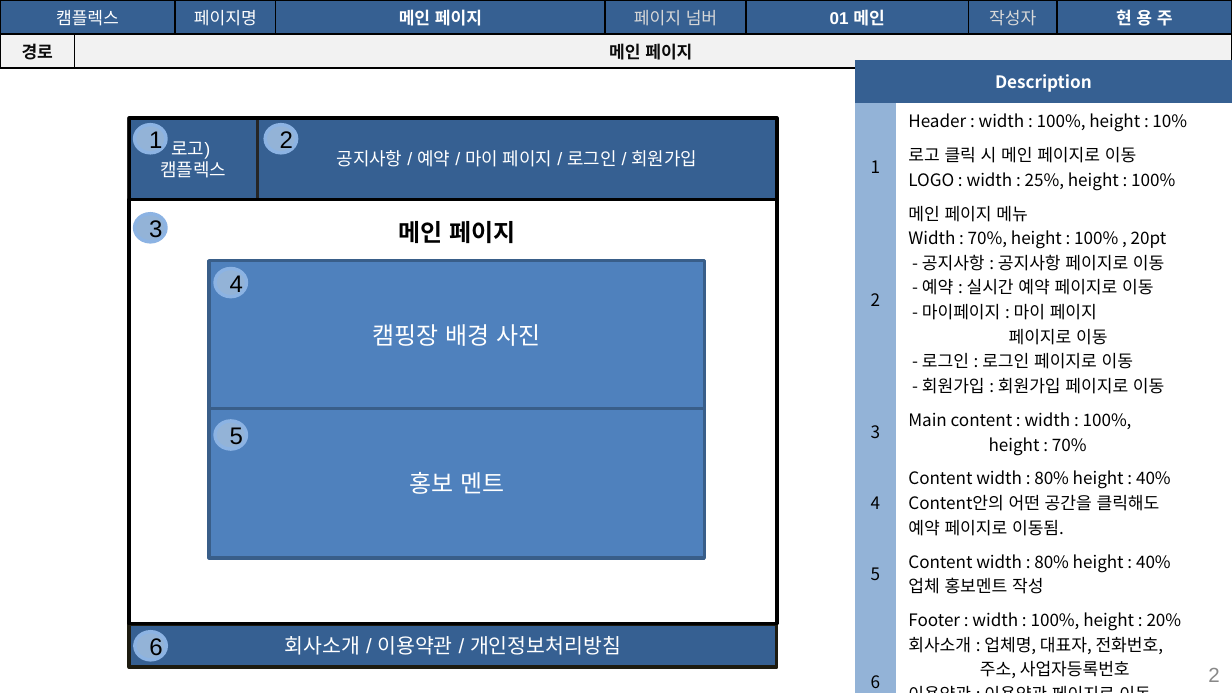
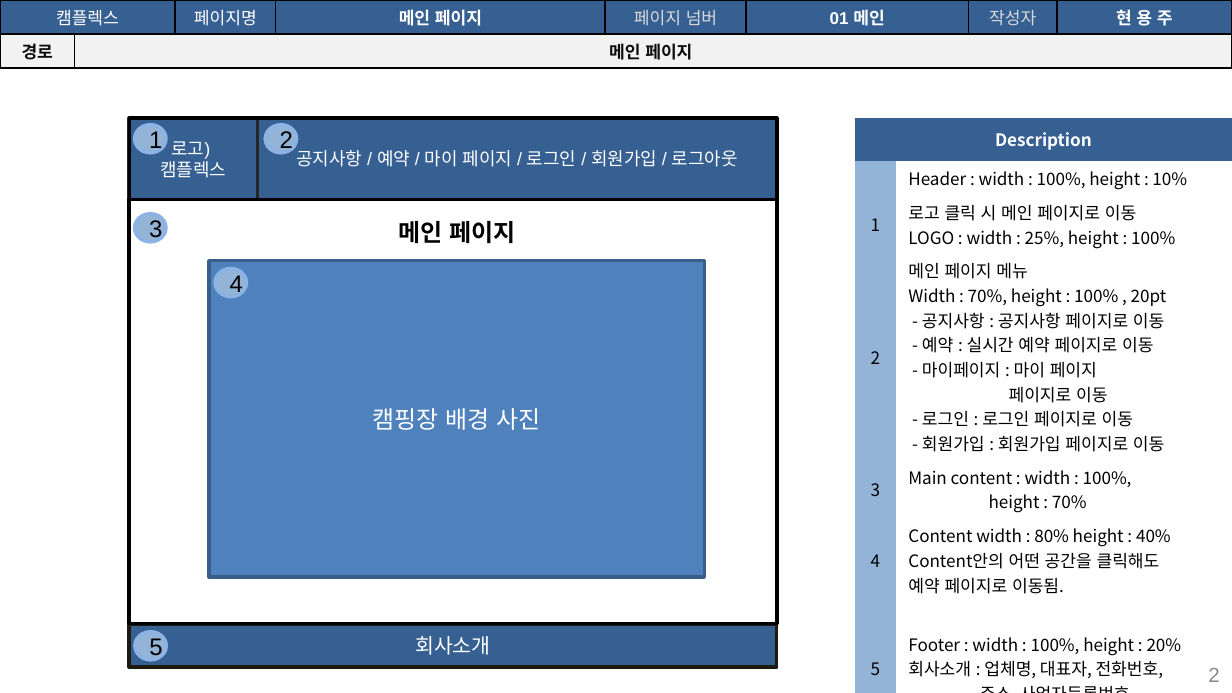
Before and after one commit to seoulsudal/CamFlexProject, a slide deck: slide 2 of 프로젝트 산출물/9. 스토리보드/캠플렉스 사용자_스토리보드.pptx. Drawn at 1232x693 pixels with LibreOffice and Linux fonts; fonts in the diff are those of the drawing. Boxes give left, top, right and bottom in pixels: in the first picture for what was removed or moved away, otherwise in the second. Text is boxed around its words. In the diff, an @@ line names an element or a change of style, - is before the commit and + after.

Commit message:
사용자 스토리보드 수정(회원 및 마이페이지 추가 수정 요망

```diff
--- a/프로젝트 산출물/9. 스토리보드/캠플렉스 사용자_스토리보드.pptx
+++ b/프로젝트 산출물/9. 스토리보드/캠플렉스 사용자_스토리보드.pptx
@@ table at [855, 117, 1232, 692] @@
-row 7: 5 | Content width : 80% height : 40% / 업체 홍보멘트 작성
-row 8: 6 | Footer : width : 100%, height : 20% / 회사소개 : 업체명, 대표자, 전화번호, / 주소, 사업자등록번호 / 이용약관 : 이용약관 페이지로 이동 / 개인정보취급방침 : 개인정보취급방침 페이지로 이동
+row 7: 5 | Footer : width : 100%, height : 20% / 회사소개 : 업체명, 대표자, 전화번호, / 주소, 사업자등록번호
@@ table: place and size @@
-table at [855, 59, 1232, 692]
+table at [855, 117, 1232, 692]
@@ text in rectangle at [296, 150, 738, 167]: text changed @@
-공지사항 / 예약 / 마이 페이지 / 로그인 / 회원가입
+공지사항 / 예약 / 마이 페이지 / 로그인 / 회원가입 / 로그아웃
@@ rectangle "캠핑장 배경 사진": place and size @@
-rectangle "캠핑장 배경 사진" at [209, 261, 705, 409]
+rectangle "캠핑장 배경 사진" at [209, 261, 705, 578]
@@ rectangle removed at [209, 409, 705, 558] @@
-홍보 멘트
@@ ellipse removed at [216, 421, 248, 450] @@
-5
@@ text in ellipse at [149, 638, 162, 661]: text changed @@
-6
+5
@@ text in rectangle at [415, 636, 490, 655]: text changed @@
-회사소개 / 이용약관 / 개인정보처리방침
+회사소개
```
Also in this commit, not shown: 19 other slides changed, 3 slides added, 4 slides removed.
